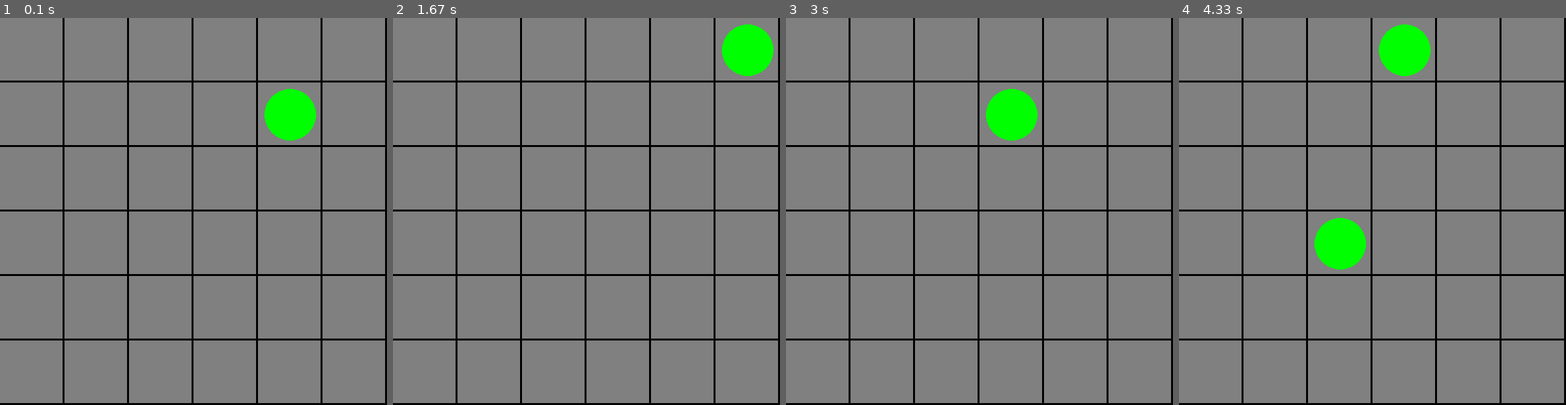
Above: before the commit, frames 1-4 (left to right).
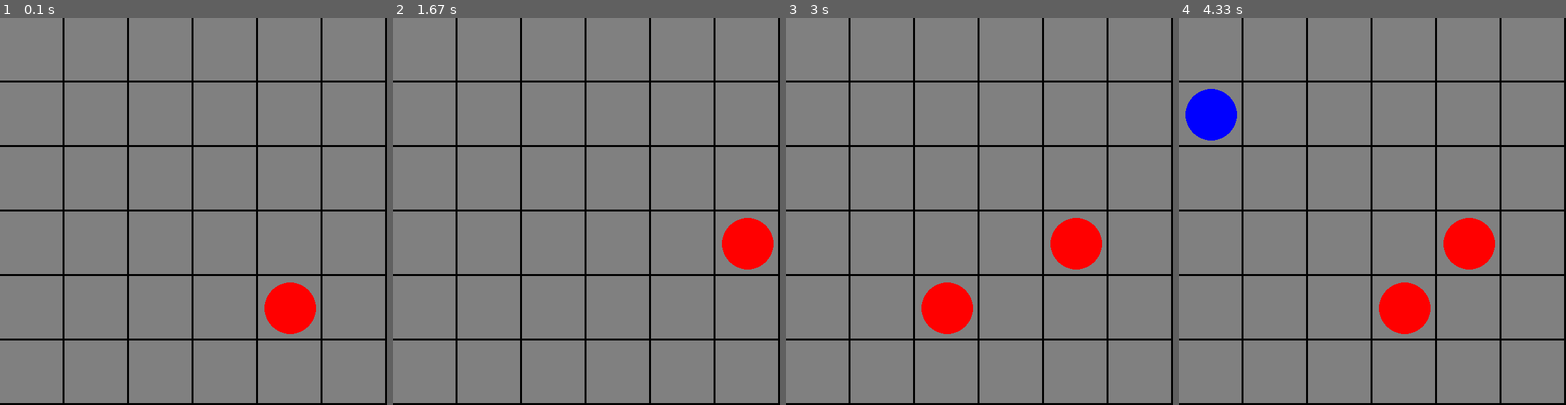
Above: after the commit, the same moments.

Repository: mlopatynska/Lv-280PythonCore
Game: pygame game, started from game.py
The game is run twice, just before and just after one commit, with the same random seed, the same clock (stepped at 60 frames per second) and the same inputs. The source is Python 2; it was converted automatically to run under Python 3.
Inputs:
- Up to frame 1 (0.1 s): no input
- Up to frame 2 (1.67 s): hold Right 0.33-0.8 s; hold Up 0.83-1.13 s
- Up to frame 3 (3 s): hold Left 1.67-2.2 s; hold Down 2.23-2.53 s; hold Left 2.57-2.97 s
- Up to frame 4 (4.33 s): hold Up 3-3.37 s; hold Right 3.4-4.03 s; hold Down from 4.07 s (still down)

The runs differ from the first frame. In frame 1, 2.8% of the frame differs, in the area x 68-82%, y 18-82%; in frame 2, 2.8%; in frame 3, 4.2%; in frame 4, 6.9%, in the area x 1-82%, y 1-82%.

Commit message:
This is my game

Diff:
--- a/game.py
+++ b/game.py
@@ -1,110 +1,174 @@
-import pygame, datetime, random
+import pygame, time, random
 pygame.init()
 
 done = False
 clock = pygame.time.Clock()
-n=6
-screen = pygame.display.set_mode((n*100,n*100))
+N=6
+
+screen = pygame.display.set_mode((N*100,N*100))
+
 pygame.display.set_caption('My first game')
+font = pygame.font.SysFont('Calibri', N*15, True, False)
 
-AQUA = (0,255,255)
+COLOR = [(128,128,128),(0,255,0),(255,0,0),(0,0,255)]
+
+#AQUA = (0,255,255)
 BLACK = (0,0,0)
-BLUE = (0,0,255)
-PURPLE = (128,0,128)
-RED = (255,0,0)
-GREY = (128,128,128)
-GREEN = (0,255,0)
+#BLUE = (0,0,255)
+#PURPLE = (128,0,128)
+#RED = (255,0,0)
+#GREY = (128,128,128)
+#GREEN = (0,255,0)
 WHITE = (255,255,255)
-YELLOW = (255,255,0)
+#YELLOW = (255,255,0)
 
 
+SCORE = 2000
+LEVEL = 50000
+field = [[0 for i in range(N)] for j in range(N)]
+last_time=0
+level_time=0
 
 
-def boll(cell,color):
-    pygame.draw.circle(screen,color,cell,40)
+def boll(i,j,c):
+    pygame.draw.circle(screen,COLOR[c],[field[i][j][0],field[i][j][1]],40)
+    field[i][j][2]=c
 
-def square(cell,color):
-    pygame.draw.rect(screen,color,[cell[0]-50,cell[1]-50,97,97])
+def square(i,j,c=COLOR[0]):
+    pygame.draw.rect(screen,c,[field[i][j][0]-50,field[i][j][1]-50,97,97])
+    field[i][j][2]=0
 
-def find(x,y):
-    pxarray = pygame.PixelArray(screen)
-    if pxarray[field[x][y][0],field[x][y][1]] == screen.map_rgb(GREEN):
-        print 'GREEN'
-    else: print 'not'
+def emptyfield():
+    screen.fill(BLACK)
+    for i in range(N):
+        for j in range(N):
+            field[i][j]=[50+(i*100),50+(j*100),0]
+            square(i,j)
 
-def line():
-    k=0
-    for i in range(n):
-        for j in range(n):
-            if find(i,j)==True: k+=1
+def findline(i,j):
+    if i-2>=0:
+        if field[i-2][j][2] == field[i-1][j][2] == field[i][j][2]:
+            square((i-2),j)
+            square((i-1),j)
+            square(i,j)
+    if i-1>=0 and i+1<N:
+        if field[i-1][j][2] == field[i][j][2] == field[i+1][j][2]:
+            square(i-1,j)
+            square(i,j)
+            square(i+1,j)
+    if i+2<N:
+        if field[i][j][2] == field[i+1][j][2] == field[i+2][j][2]:
+            square(i,j)
+            square(i+1,j)
+            square(i+2,j)
+    if j-2>=0:
+        if field[i][j-2][2] == field[i][j-1][2] == field[i][j][2]:
+            square(i,j-2)
+            square(i,j-1)
+            square(i,j)
+    if j-1>=0 and j+1<N:
+        if field[i][j-1][2] == field[i][j][2] == field[i][j+1][2]:
+            square(i,j-1)
+            square(i,j)
+            square(i,j+1)
+    if j+2<N:
+        if field[i][j][2] == field[i][j+1][2] == field[i][j+2][2]:
+            square(i,j)
+            square(i,j+1)
+            square(i,j+2)
 
-field = [[0 for i in range(n)] for j in range(n)]
-for i in range(n):
-    for j in range(n):
-        field[i][j]=[50+(i*100),50+(j*100)]
+def findover():
+    for i in range(N):
+        for j in range(N):
+            if field[i][j][2]==0:
+                return True
+    return False
+
+def gameover():
+    text = font.render("GAME OVER", True, WHITE)
+    screen.blit(text, [70, 200])
 
 
+#screen.fill(WHITE)
+#pygame.draw.rect(screen,GREEN,[n*20,m*25,n*50,m*20])
+#text = font.render("GAME", True, BLACK)
+#screen.blit(text, [n*30, n*40])
+#pygame.draw.rect(screen,GREEN,[n*60,m*25,n*50,m*20])
+#text = font.render("GAME OVER", True, BLACK)
+#screen.blit(text, [n*30, n*40])
 
-for i in range(n):
-    for j in range(n):
-        square(field[i][j],GREY)
 
-x=random.randint(0,5)
-y=random.randint(0,5)
-boll(field[x][y],GREEN)
+#------picture field------
+emptyfield()
 
-l_time=0
-
+x,y,z=random.randint(0,N-1),random.randint(0,N-1),random.randint(1,3)
+boll(x,y,z)
 
 
 while not done:
     for event in pygame.event.get():
-        clock.tick()
-
         if event.type == pygame.QUIT:
             done = True
+            gameover()
+
         elif event.type == pygame.KEYDOWN:
             if event.key == pygame.K_LEFT:
-                if x-1>=0: x-= 1
-                else: x=x
-                boll(field[x][y],GREEN)
-                square(field[x+1][y],GREY)
+                if x-1>=0 and field[x-1][y][2] == 0:
+                    x-= 1
+                    boll(x,y,z)
+                    square((x+1),y)
+
             elif event.key == pygame.K_RIGHT:
-                if x+1<n: x+= 1
-                else: x=x
-                boll(field[x][y],GREEN)
-                square(field[x-1][y],GREY)
+                if x+1<N and field[x+1][y][2] == 0:
+                    x+= 1
+                    boll(x,y,z)
+                    square((x-1),y)
+
             elif event.key == pygame.K_DOWN:
-                if y+1<n: y+= 1
-                else: y=y
-                boll(field[x][y],GREEN)
-                square(field[x][y-1],GREY)
+                if y+1<N and field[x][y+1][2] == 0:
+                    y+= 1
+                    boll(x,y,z)
+                    square(x,(y-1))
+
             elif event.key == pygame.K_UP:
-                if y-1>=0: y -= 1
-                else: y=y
-                boll(field[x][y],GREEN)
-                square(field[x][y+1],GREY)
+                if y-1>=0 and field[x][y-1][2] == 0:
+                    y -= 1
+                    boll(x,y,z)
+                    square(x,(y+1))
 
 
-        elif event.type == pygame.KEYUP:
-            print x,y
+
+#        elif event.type == pygame.KEYUP:
+#            print x,y
 #        elif event.type == pygame.MOUSEBUTTONDOWN:
 #            print("User pressed a mouse button")
 
 
-#    screen.fill(WHITE)
-    if pygame.time.get_ticks() - l_time > 3000:
-        l_time = pygame.time.get_ticks()
-        x=random.randint(0,5)
-        y=random.randint(0,5)
-        boll(field[x][y],GREEN)
-        find(x,y)
+
+    if pygame.time.get_ticks() - last_time > SCORE:
+
+        x,y,z=random.randint(0,N-1),random.randint(0,N-1),random.randint(1,3)
+        if field[x][y][2]==0:
+            last_time = pygame.time.get_ticks()
+            boll(x,y,z)
+        else:
+            if findover()==False:
+                done = True
+                gameover()
+        if last_time-level_time>LEVEL:
+            level_time=last_time
+            SCORE-=500
+
+#            text = font.render("LEVEL "+str(SCORE/500-(SCORE/500-1)), True, WHITE)
+#            screen.blit(text, [200, 300])
+#            emptyfield()
+    findline(x,y)
 
 
 
     pygame.display.update()
-    clock.tick(60)
+    clock.tick(10)
 
-
+time.sleep(2)
 pygame.quit()
 quit()
